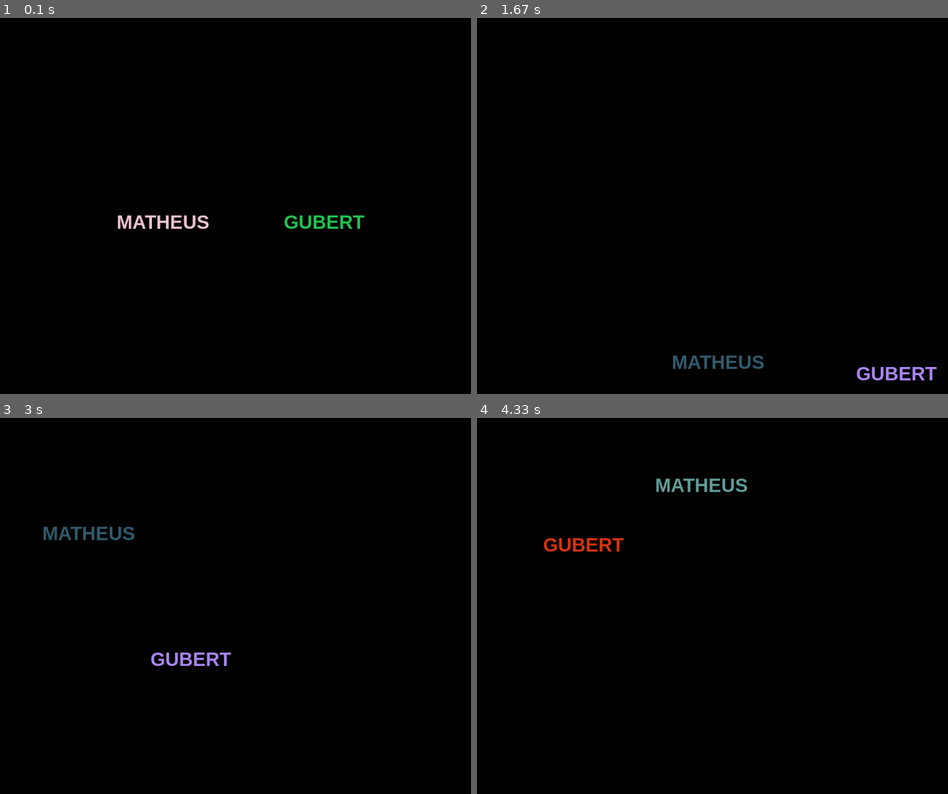
Above: before the commit, frames 1-4 (two rows, left to right).
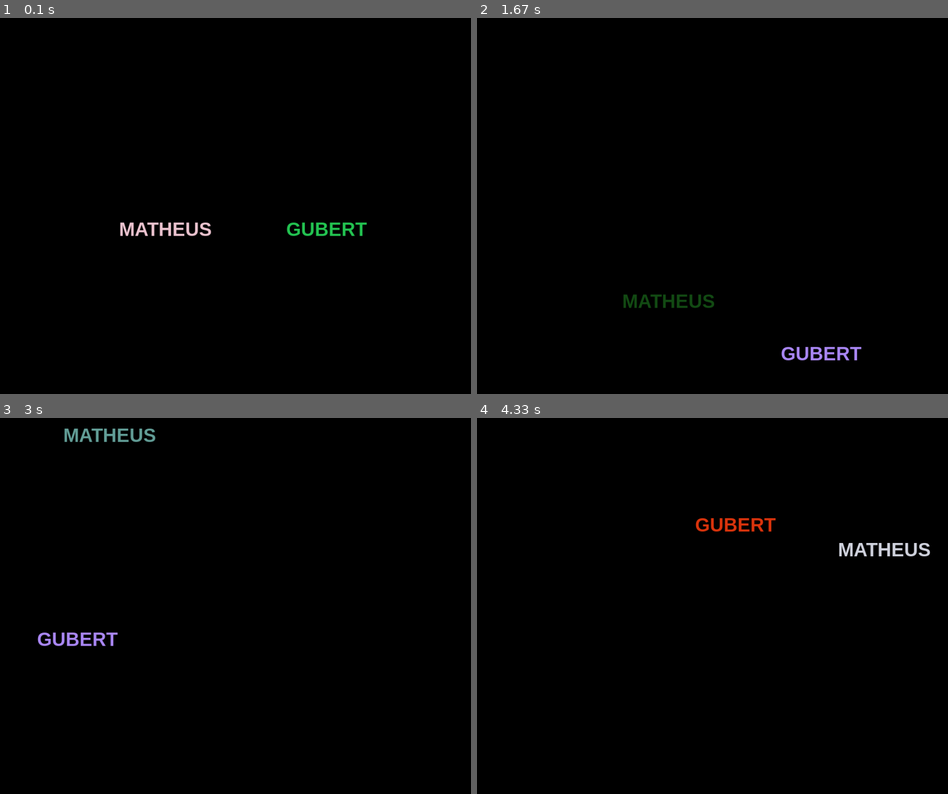
Above: after the commit, the same moments.

Repository: MAGUBERT/Computacao_Grafica_RAFA
Game: pygame game, started from teste-pygame.py
Same seed, same stepped clock (60 frames per second), same inputs: the game is played once before the commit and once after it.
Inputs:
- Up to frame 1 (0.1 s): no input
- Up to frame 2 (1.67 s): no input
- Up to frame 3 (3 s): no input
- Up to frame 4 (4.33 s): no input

The runs differ from the first frame. In frame 1, 1.3% of the frame differs, in the area x 24-78%, y 52-59%; in frame 2, 1.5%; in frame 3, 1.5%; in frame 4, 1.5%, in the area x 14-97%, y 16-37%.

Commit message:
Pong finalizado

Diff:
--- /dev/null
+++ b/pong.py
@@ -0,0 +1,160 @@
+import pygame
+import sys
+
+pygame.init()
+
+PRETO=(0,0,0)
+BRANCO=(255,255,255)
+
+largura=800
+altura=600
+
+tela=pygame.display.set_mode((largura,altura))
+pygame.display.set_caption("Pong")
+
+
+def menu_principal():
+    while not False:
+        for evento in pygame.event.get():
+            if evento.type == pygame.QUIT:
+                pygame.quit()
+                sys.exit()
+            if evento.type == pygame.KEYDOWN:
+                if evento.key == pygame.K_SPACE:
+                    return True
+
+        tela.fill(PRETO)
+        font = pygame.font.SysFont(None, 50)
+        text = font.render("Pong", True, BRANCO)
+        text_rect = text.get_rect(center=(largura//2, altura//4+50))
+        tela.blit(text, text_rect)
+
+        font_blynk = pygame.font.SysFont(None, 26)
+        tempo = pygame.time.get_ticks()
+        if tempo %2000<1000:
+            text_blynk = font_blynk.render("Pressione ESPAÇO para jogar",
+                                           True,
+                                           BRANCO)
+            text_blynk_rect = text_blynk.get_rect(center=(largura//2,
+                                                           altura//2+60))
+            tela.blit(text_blynk, text_blynk_rect)
+
+        pygame.display.flip()
+
+
+def game():
+    clock = pygame.time.Clock()
+    raquete_largura = 10
+    raquete_altura = 60
+    tamanho_bola = 7
+
+    player1_x = 15
+    player1_y = altura // 2 - raquete_altura // 2
+
+    player_2 = largura - 15 - raquete_largura
+    player_2_y = altura // 2 - raquete_altura // 2
+
+    bola_x = largura // 2 - tamanho_bola // 2
+    bola_y = altura // 2 - tamanho_bola // 2
+
+    velocidade_bola_x = 5
+    velocidade_bola_y = 5
+
+    score_player1 = 0
+    score_player2 = 0
+
+    while True:
+        for evento in pygame.event.get():
+            if evento.type == pygame.QUIT:
+                return True
+
+        tela.fill(PRETO)
+
+        bola_x += velocidade_bola_x
+        bola_y += velocidade_bola_y
+
+        bola_rect = pygame.Rect(bola_x, bola_y, tamanho_bola, tamanho_bola)
+        player1_rect = pygame.Rect(player1_x,
+                                    player1_y,
+                                    raquete_largura,
+                                    raquete_altura)
+
+        player_2_rect = pygame.Rect(player_2,
+                                    player_2_y,
+                                    raquete_largura,
+                                    raquete_altura)
+
+        if bola_rect.colliderect(player1_rect) or bola_rect.colliderect(player_2_rect):
+            velocidade_bola_x =-velocidade_bola_x
+
+        if bola_y <= 0 or bola_y >= altura - tamanho_bola:
+            velocidade_bola_y = -velocidade_bola_y
+
+        if bola_x <=0:
+            score_player2 +=1
+            bola_x = largura//2- tamanho_bola//2
+            bola_y = altura//2- tamanho_bola//2
+            velocidade_bola_x =-velocidade_bola_x
+            print(f"Player 2: {score_player2}")
+            if score_player2 >=2:
+                print("Player 2 venceu!")
+                return True
+
+        if bola_x >= largura - tamanho_bola:
+            score_player1 +=1
+            bola_x = largura//2- tamanho_bola//2
+            bola_y = altura//2- tamanho_bola//2
+            velocidade_bola_x =-velocidade_bola_x
+            print(f"Player 1: {score_player1}")
+            if score_player1 >=10:
+                print("Player 1 venceu!")
+                return True
+
+        if player_2_y + raquete_altura//2< bola_y:
+            player_2_y +=5
+        elif player_2_y + raquete_altura//2> bola_y:
+            player_2_y -=5
+
+        if player_2_y <0:
+            player_2_y =0
+        elif player_2_y > altura - raquete_altura:
+            player_2_y = altura - raquete_altura
+
+        pygame.draw.rect(tela, BRANCO, (player1_x,
+                                        player1_y,
+                                        raquete_largura,
+                                        raquete_altura))
+        pygame.draw.rect(tela, BRANCO, (player_2,
+                                        player_2_y,
+                                        raquete_largura,
+                                        raquete_altura))
+        pygame.draw.circle(tela, BRANCO, (bola_x, bola_y), tamanho_bola)
+
+        font_score = pygame.font.SysFont(None, 36)
+        score_text = font_score.render(f"{score_player1} - {score_player2}",
+                                    True,
+                                    BRANCO)
+        tela.blit(score_text, score_text.get_rect(center=(largura//2, 30)))
+
+        keys = pygame.key.get_pressed()
+        if keys[pygame.K_UP] and player1_y >0:
+            player1_y -=5
+        if keys[pygame.K_DOWN] and player1_y < altura - raquete_altura:
+            player1_y +=5
+
+        pygame.display.flip()
+        clock.tick(60)
+
+def main():
+    while True:
+        if not menu_principal():
+            break
+
+        if not game():
+            break
+
+    pygame.quit()
+    sys.exit()
+
+if __name__ == "__main__":
+    main()
--- a/teste-pygame.py
+++ b/teste-pygame.py
@@ -20,7 +20,7 @@
             return c
 
 def velocidade():
-    return random.randint(3, 7)
+    return random.randint(3,10)
 
 texto1_conteudo = "MATHEUS"
 texto1_cor = cor_aleatoria()
